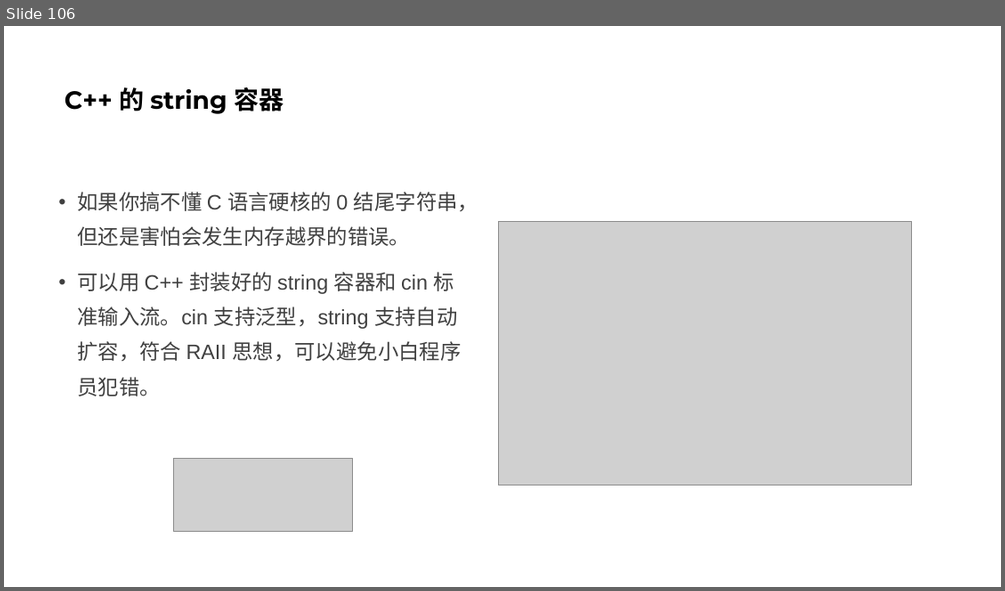
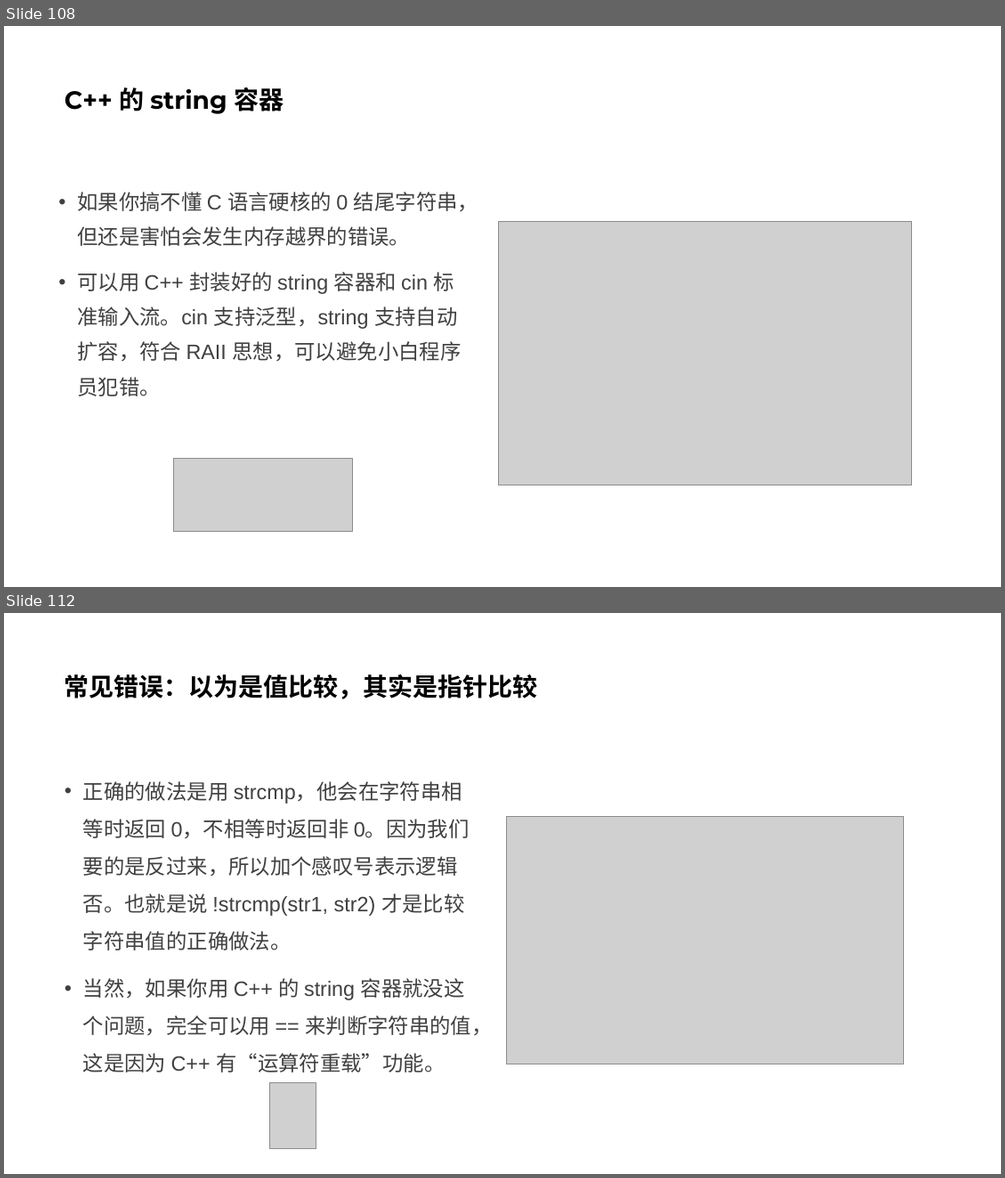
Before and after one commit to parallel101/course, a slide deck: 12/slides.pptx. Shown one above the other, each under a label of ours: slide 106 before the commit, slides 108 and 112 after it; the slides between them are not shown. The pictures are 1005x591 and 1005x1178 pixels, drawn with LibreOffice and Linux fonts; fonts in the diff are those of the drawing; grey boxes stand for pictures. Boxes give left, top, right and bottom in pixels: in the first picture for what was removed or moved away, otherwise in the second. Text is boxed around its words. In the diff, an @@ line names an element or a change of style, - is before the commit and + after.

```diff
--- a/12/slides.pptx
+++ b/12/slides.pptx
@@ slide 112 added at (x1=4, y1=613, x2=1001, y2=1174), background #FFFFFF @@
@@ title added at (x1=65, y1=674, x2=538, y2=699), 24 pt, text #000000, bold @@
+常见错误：以为是值比较，其实是指针比较
@@ text added at (x1=83, y1=781, x2=492, y2=1072), 20 pt, text #404040 @@
+• 正确的做法是用 strcmp，他会在字符串相等时返回 0，不相等时返回非 0。因为我们要的是反过来，所以加个感叹号表示逻辑否。也就是说 !strcmp(str1, str2) 才是比较字符串值的正确做法。
+• 当然，如果你用 C++ 的 string 容器就没这个问题，完全可以用 == 来判断字符串的值，这是因为 C++ 有“运算符重载”功能。
@@ picture added at (x1=507, y1=817, x2=903, y2=1064) @@
@@ picture added at (x1=269, y1=1083, x2=316, y2=1149) @@
@@ what was slide 106 is now slide 108 @@
```
Also in this commit, not shown: 2 slides changed, 5 other slides added, 12 other files.
